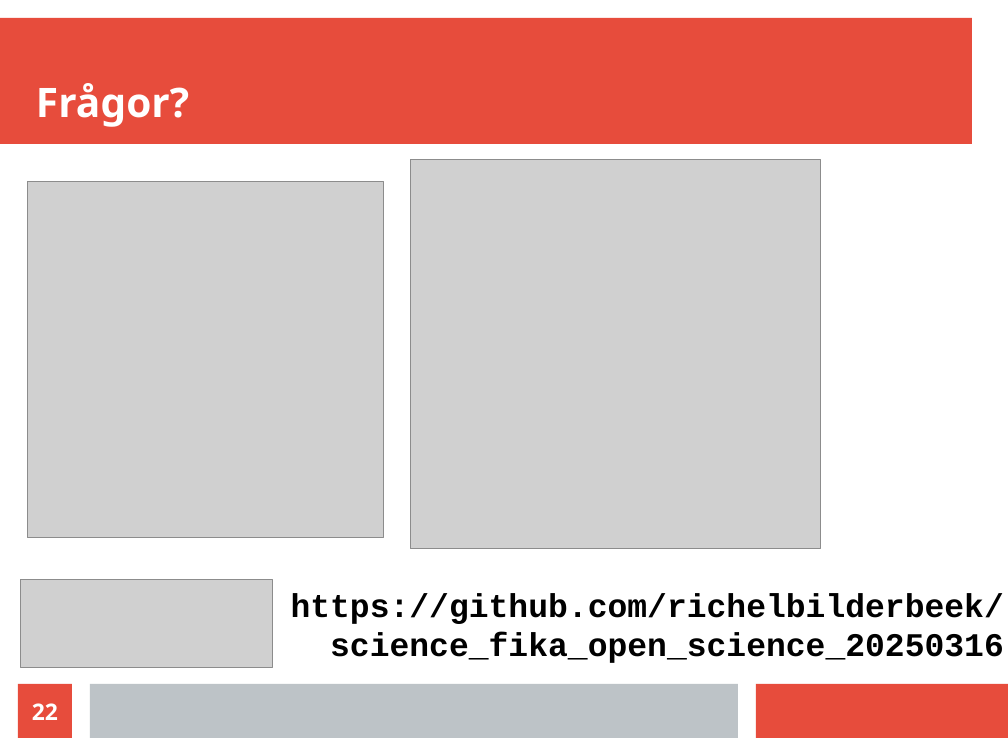
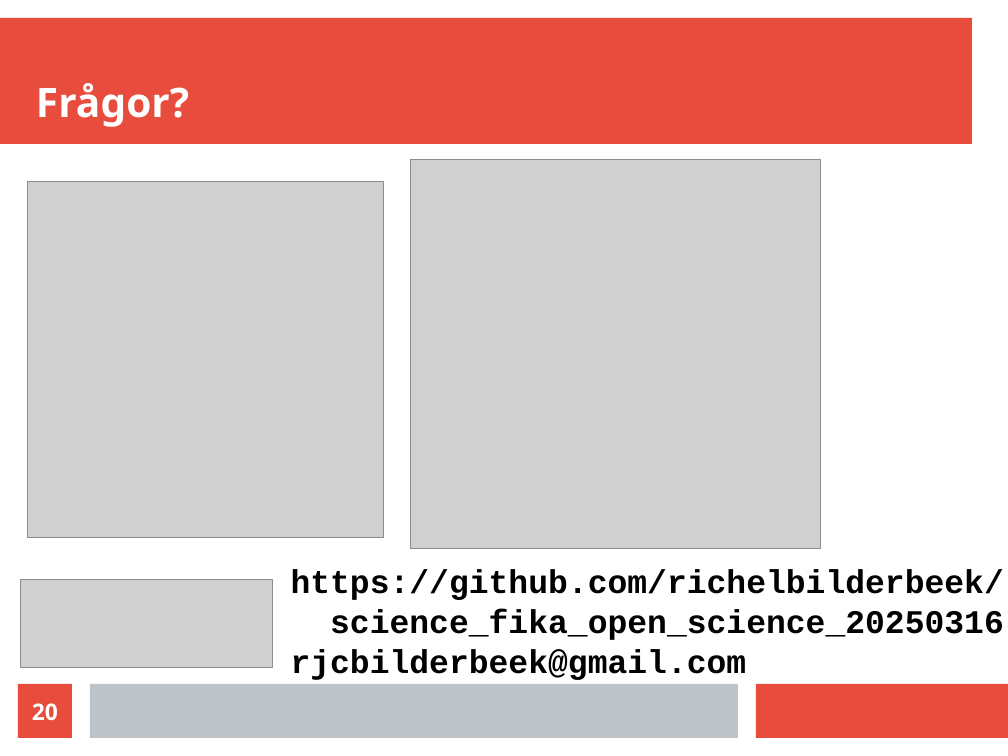
Before and after one commit to richelbilderbeek/science_fika_open_science_20250316, a slide deck: slide 20 of science_fika_talk_20250316.odp (slide 22 before the commit). Drawn at 1008x756 pixels with LibreOffice and Linux fonts; fonts in the diff are those of the drawing; grey boxes stand for pictures. Boxes give left, top, right and bottom in pixels: in the first picture for what was removed or moved away, otherwise in the second. Text is boxed around its words. In the diff, an @@ line names an element or a change of style, - is before the commit and + after.

```diff
--- a/science_fika_talk_20250316.odp
+++ b/science_fika_talk_20250316.odp
@@ text "https://github.com/richelbilderbeek/": place and size @@
-text "https://github.com/richelbilderbeek/" at <box>291,593,1004,663</box>
+text "https://github.com/richelbilderbeek/" at <box>291,569,1004,680</box>
@@ text at <box>291,649,747,680</box>: paragraph added @@
+rjcbilderbeek@gmail.com
@@ page number at <box>32,703,58,720</box>: text changed @@
-22
+20
```
Also in this commit, not shown: 3 other slides changed.
